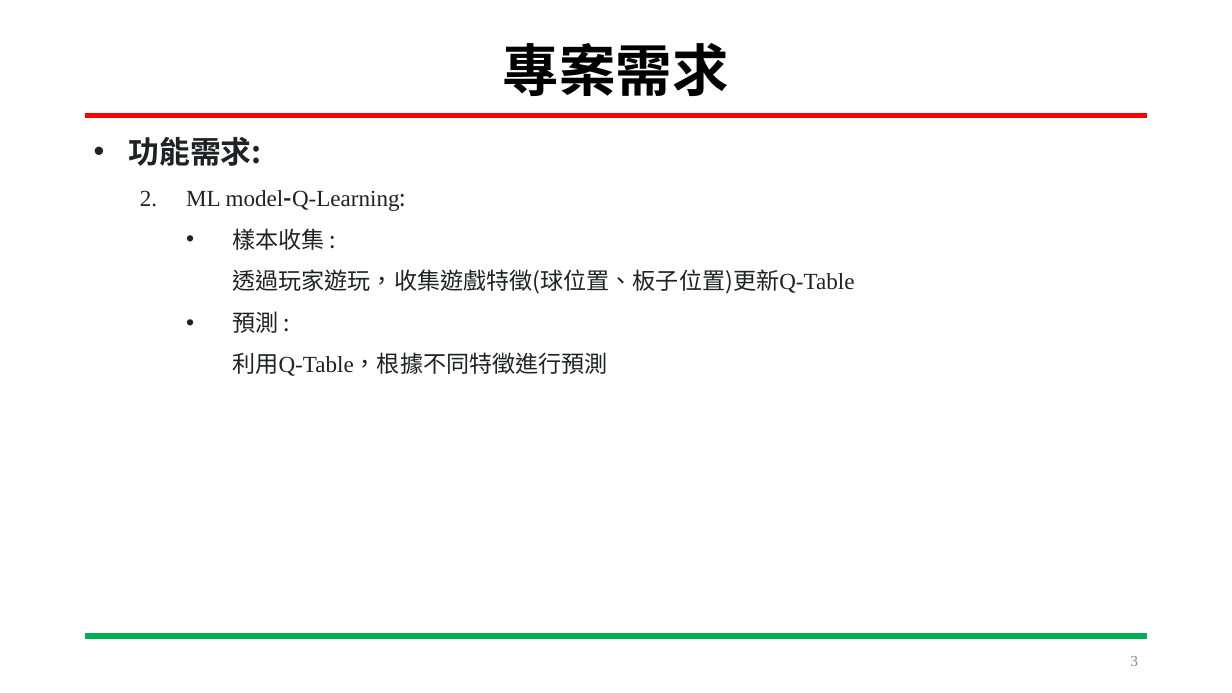
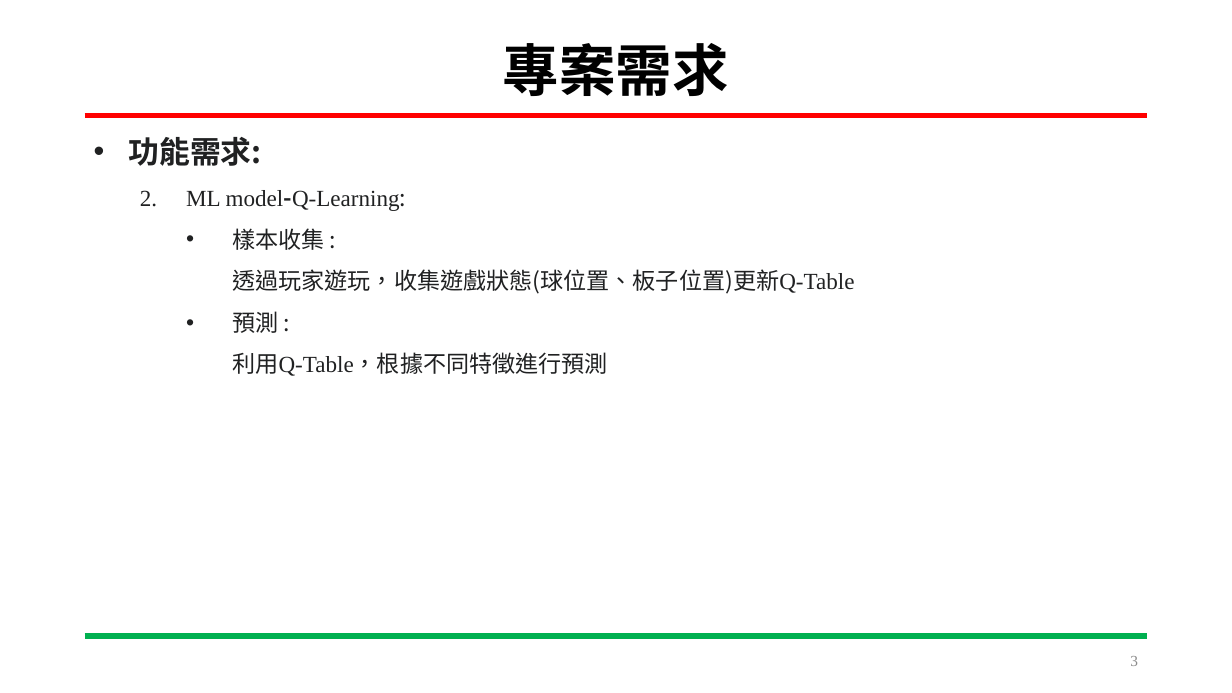
Before and after one commit to HOURFA/ML, a slide deck: slide 3 of final_project/DevelopmentLog/ML_finalproject.pptx. Drawn at 1232x693 pixels with LibreOffice and Linux fonts; fonts in the diff are those of the drawing. Boxes give left, top, right and bottom in pixels: in the first picture for what was removed or moved away, otherwise in the second. Text is boxed around its words. In the diff, an @@ line names an element or a change of style, - is before the commit and + after.

Commit message:
2024/05/01 (1)上傳ppt

```diff
--- a/final_project/DevelopmentLog/ML_finalproject.pptx
+++ b/final_project/DevelopmentLog/ML_finalproject.pptx
@@ text at box(232, 269, 854, 294): text changed @@
-      透過玩家遊玩，收集遊戲特徵(球位置、板子位置)更新Q-Table
+      透過玩家遊玩，收集遊戲狀態(球位置、板子位置)更新Q-Table
```
